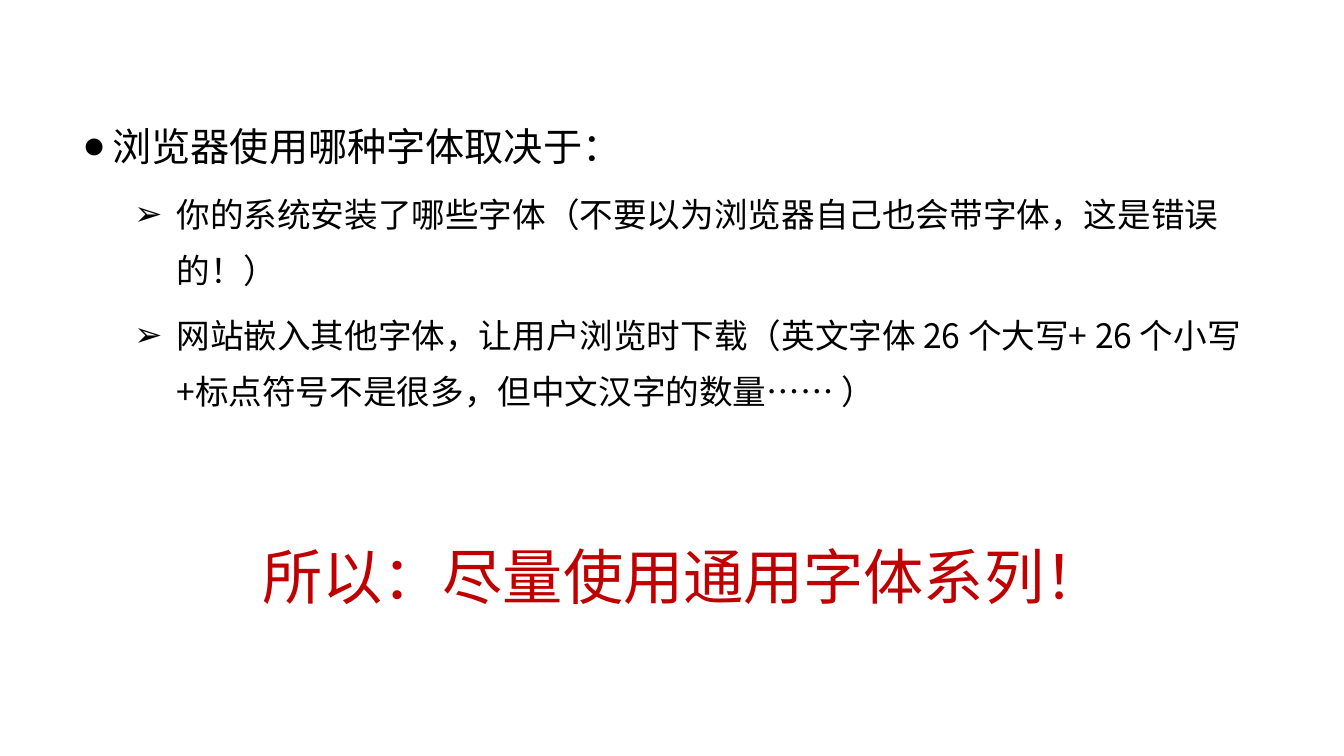
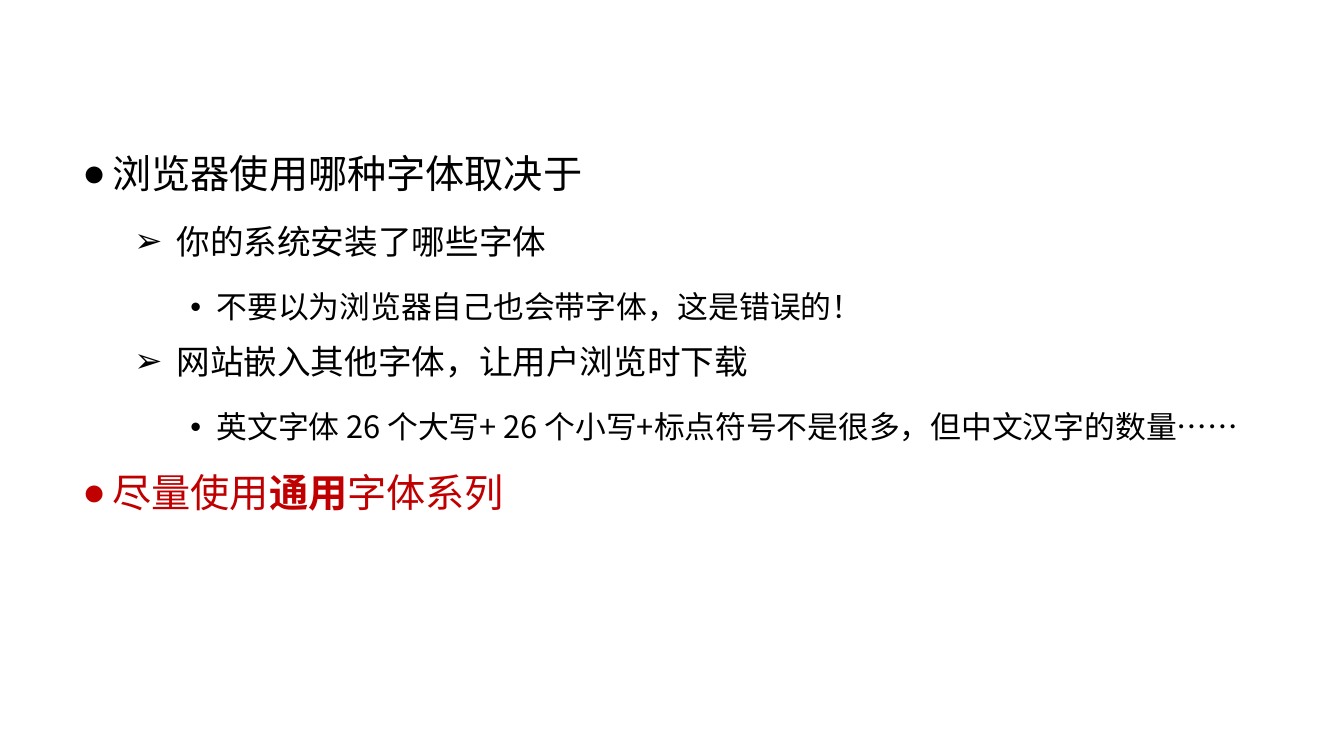
Before and after one commit to liujinmenghaoren/course-web1, a slide deck: slide 13 of materials/slides/ch05-cssStyle.pptx (slide 12 before the commit). Drawn at 1344x756 pixels with LibreOffice and Linux fonts; fonts in the diff are those of the drawing; background and template pictures are left out. Boxes give left, top, right and bottom in pixels: in the first picture for what was removed or moved away, otherwise in the second. Text is boxed around its words. In the diff, an @@ line names an element or a change of style, - is before the commit and + after.

```diff
--- a/materials/slides/ch05-cssStyle.pptx
+++ b/materials/slides/ch05-cssStyle.pptx
@@ text at <box>112,155,1239,511</box>: text changed; size 24 to 22 pt @@
-● 浏览器使用哪种字体取决于：
-  ➢ 你的系统安装了哪些字体（不要以为浏览器自己也会带字体，这是错误的！）
-  ➢ 网站嵌入其他字体，让用户浏览时下载（英文字体 26 个大写+ 26 个小写+标点符号不是很多，但中文汉字的数量…… ）
+● 浏览器使用哪种字体取决于
+  ➢ 你的系统安装了哪些字体
+    • 不要以为浏览器自己也会带字体，这是错误的！
+  ➢ 网站嵌入其他字体，让用户浏览时下载
+    • 英文字体 26 个大写+ 26 个小写+标点符号不是很多，但中文汉字的数量……
+● 尽量使用通用字体系列
@@ title at <box>217,292,863,321</box>: text changed @@
-为什么？
+为什么
@@ text removed at <box>262,548,1104,604</box> @@
-所以：尽量使用通用字体系列！
```
Also in this commit, not shown: 46 other slides changed, 3 slides added, 8 slides removed, 31 other files.
